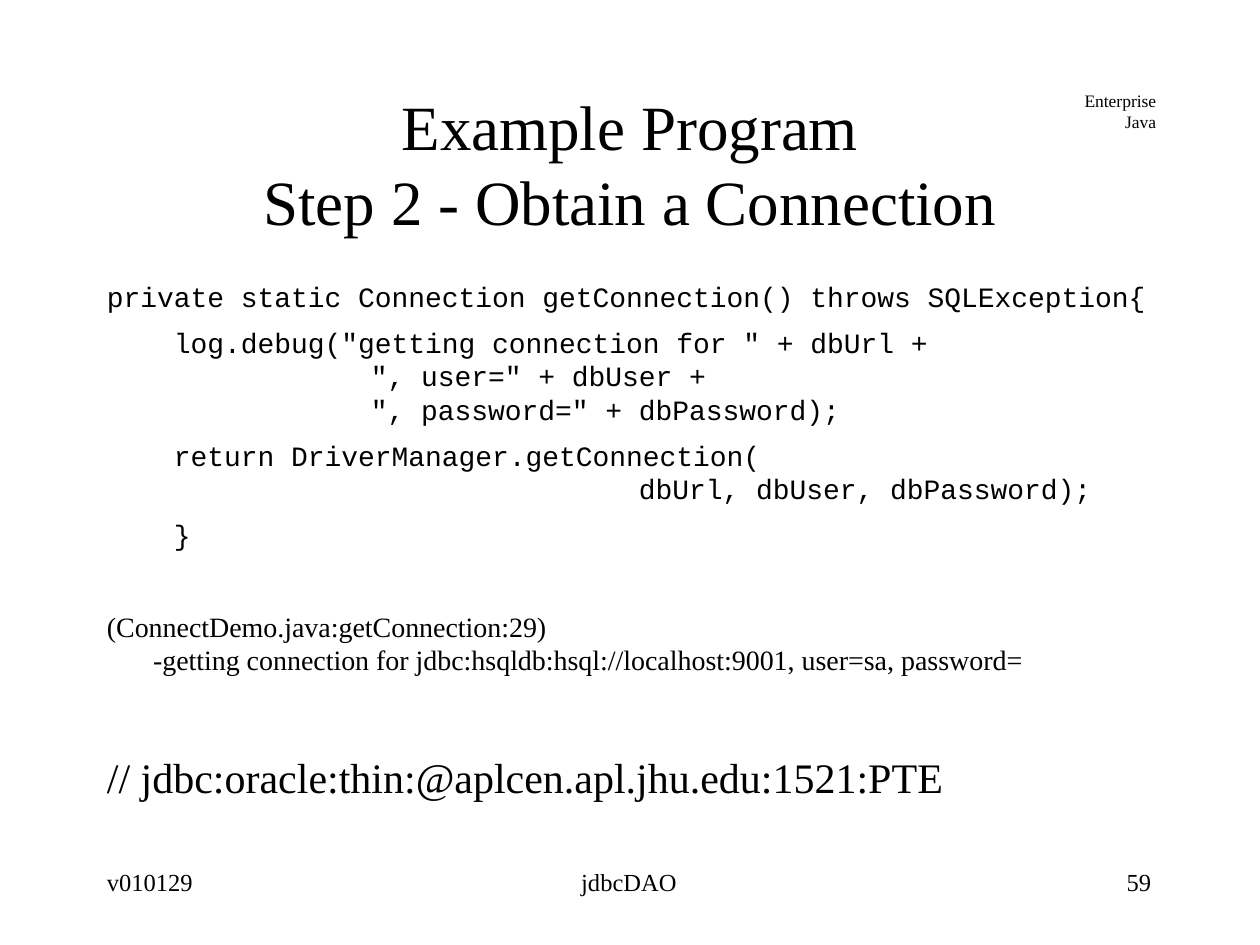
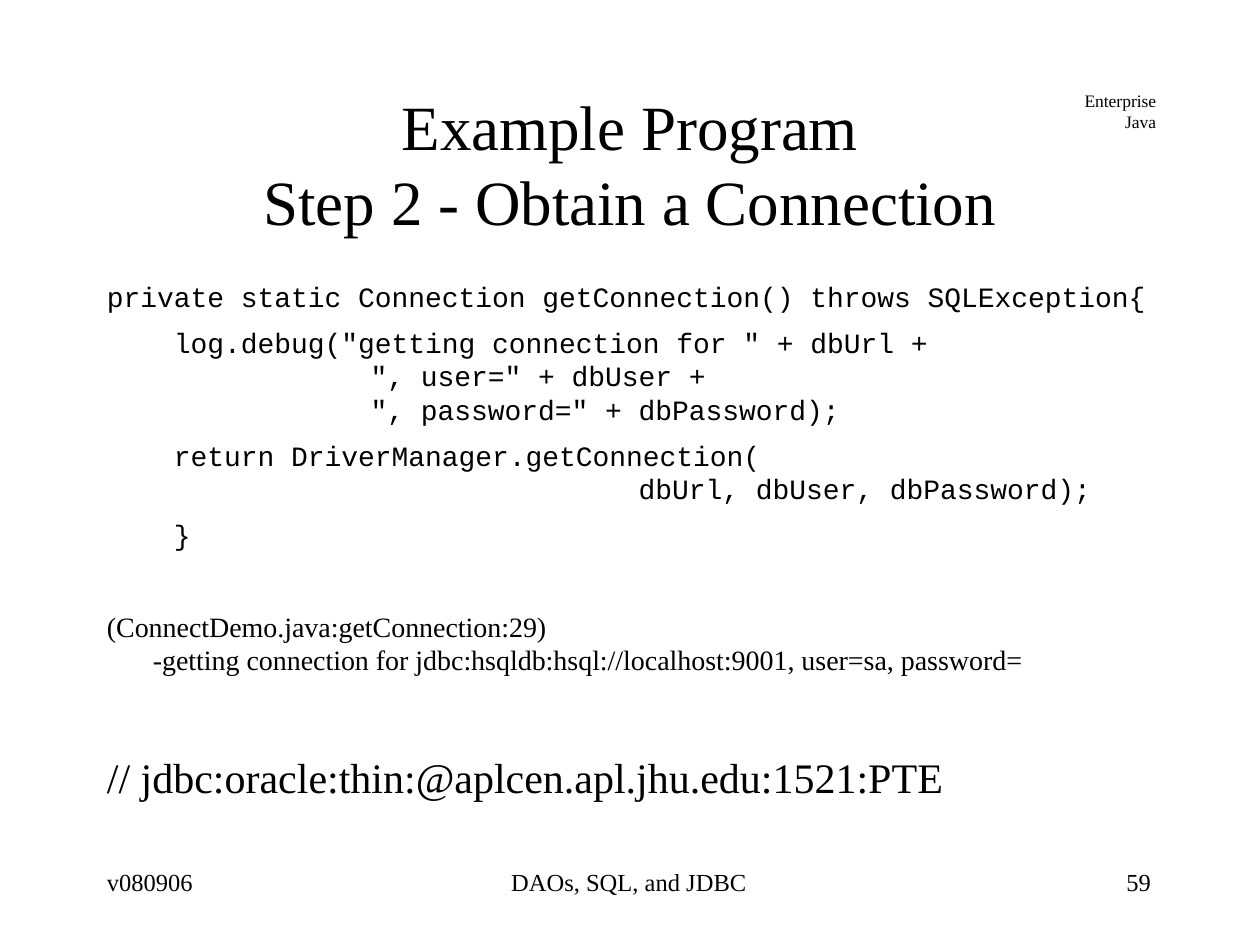
Before and after one commit to jcstaff/ejava-javaee, a slide deck: slide 59 of jdbcDAO/src/site/resources/lectures/jdbcDAO.ppt. Drawn at 1260x945 pixels with LibreOffice and Linux fonts; fonts in the diff are those of the drawing. Boxes give left, top, right and bottom in pixels: in the first picture for what was removed or moved away, otherwise in the second. Text is boxed around its words. In the diff, an @@ line names an element or a change of style, - is before the commit and + after.

```diff
--- a/jdbcDAO/src/site/resources/lectures/jdbcDAO.ppt
+++ b/jdbcDAO/src/site/resources/lectures/jdbcDAO.ppt
@@ text "private static Connection getConnection() throws ..." at bbox=[107, 287, 1146, 802]: indent changed @@
@@ text at bbox=[107, 874, 193, 892]: text changed @@
-v010129
+v080906
@@ text at bbox=[511, 874, 746, 895]: text changed @@
-jdbcDAO
+DAOs, SQL, and JDBC
```
Also in this commit, not shown: 97 other slides changed, 1 slide added, 1 slide removed, 4 other files.
